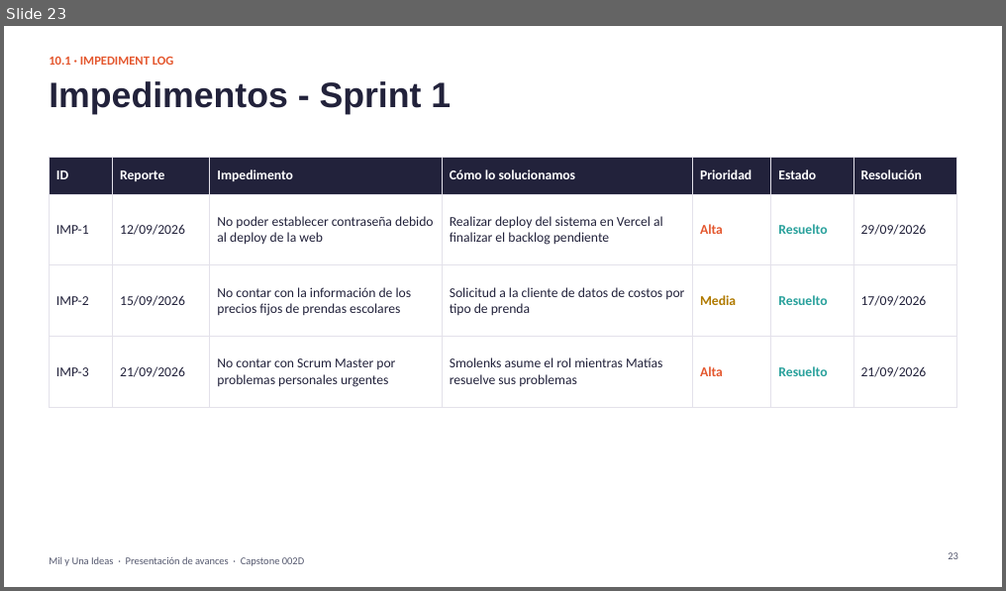
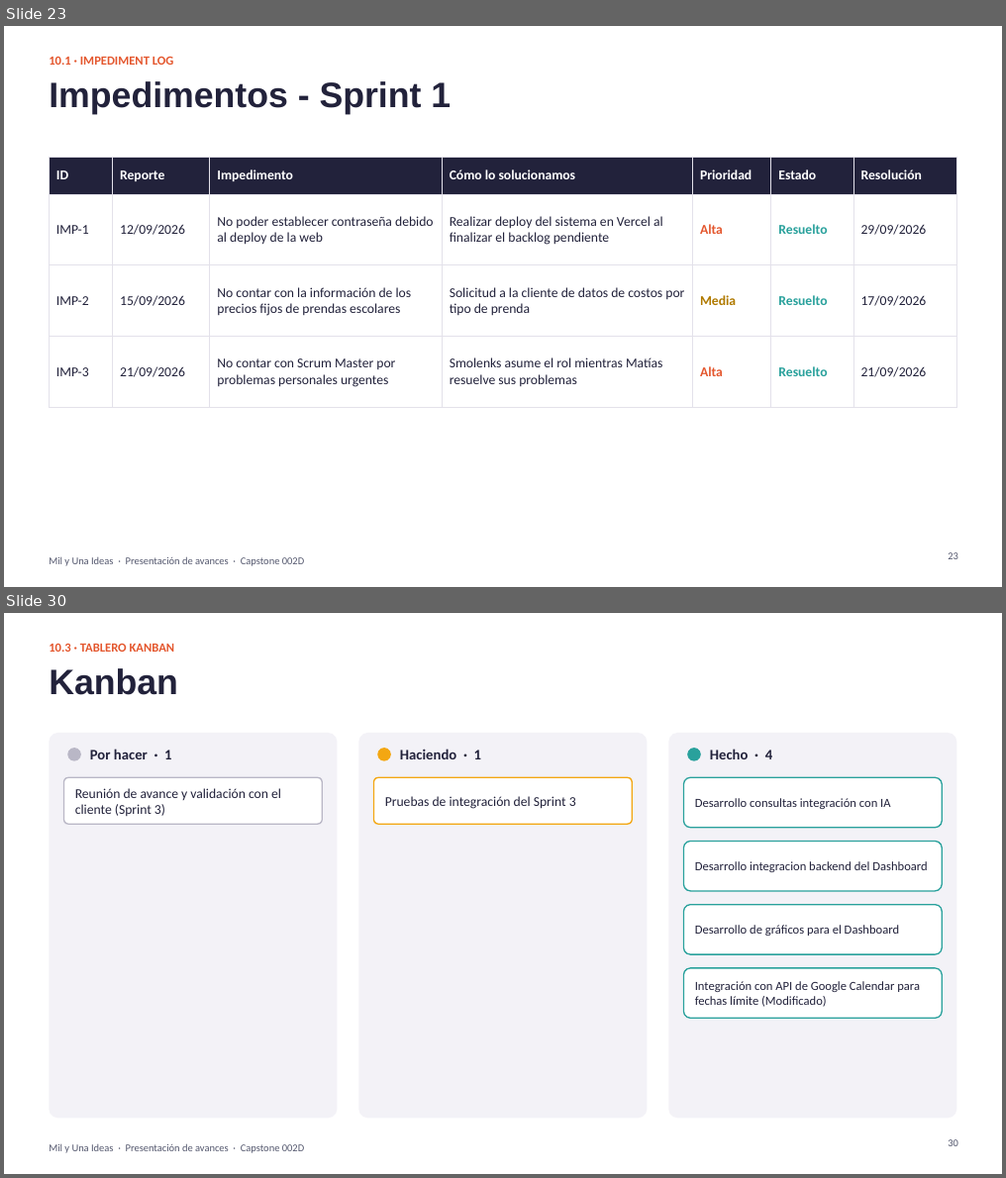
Before and after one commit to smaravena/Capstone_002D_Grupo_10, a slide deck: Fase 2/Evidencias Proyecto/Presentación Proyecto.pptx. Shown one above the other, each under a label of ours: slide 23 before the commit, slides 23 and 30 after it; the slides between them are not shown. The pictures are 1006x591 and 1006x1178 pixels, drawn with LibreOffice and Linux fonts; fonts in the diff are those of the drawing. Boxes give left, top, right and bottom in pixels: in the first picture for what was removed or moved away, otherwise in the second. Text is boxed around its words. In the diff, an @@ line names an element or a change of style, - is before the commit and + after.

```diff
--- a/Fase 2/Evidencias Proyecto/Presentación Proyecto.pptx
+++ b/Fase 2/Evidencias Proyecto/Presentación Proyecto.pptx
@@ slide 30 added at [4,613,1002,1174], background #FFFFFF; not listed: 1 template element that a slide beside it also shows @@
@@ text added at [49,643,175,652], 12 pt, text #E4572E, bold @@
+10.3 · TABLERO KANBAN
@@ title added at [49,668,178,695], 34 pt, text #22223B, bold @@
+Kanban
@@ rounded rectangle added at [49,733,338,1118], fill #F3F2F7 @@
@@ ellipse added at [67,748,81,761], fill #B9B7C6 @@
@@ text added at [90,749,171,760], 14 pt, text #22223B, bold @@
+Por hacer · 1
@@ rounded rectangle added at [358,733,648,1118], fill #F3F2F7 @@
@@ ellipse added at [377,748,391,761], fill #F3A712 @@
@@ text added at [400,749,481,760], 14 pt, text #22223B, bold @@
+Haciendo · 1
@@ rounded rectangle added at [668,733,957,1118], fill #F3F2F7 @@
@@ ellipse added at [687,748,701,761], fill #29A19C @@
@@ text added at [710,749,772,760], 14 pt, text #22223B, bold @@
+Hecho · 4
@@ rounded rectangle added at [63,777,322,824], fill #FFFFFF, outline #B9B7C6 1.25 pt @@
@@ text added at [75,788,281,816], 13 pt, text #22223B @@
+Reunión de avance y validación con el cliente (Sprint 3)
@@ rounded rectangle added at [374,777,632,824], fill #FFFFFF, outline #F3A712 1.25 pt @@
@@ rounded rectangle added at [684,777,943,828], fill #FFFFFF, outline #29A19C 1.25 pt @@
@@ text added at [385,796,576,809], 13 pt, text #22223B @@
+Pruebas de integración del Sprint 3
@@ text added at [695,798,890,809], 12 pt, text #22223B @@
+Desarrollo consultas integración con IA
@@ rounded rectangle added at [684,842,943,891], fill #FFFFFF, outline #29A19C 1.25 pt @@
@@ text added at [695,861,927,872], 12 pt, text #22223B @@
+Desarrollo integracion backend del Dashboard
@@ rounded rectangle added at [684,905,943,956], fill #FFFFFF, outline #29A19C 1.25 pt @@
@@ text added at [695,925,899,936], 12 pt, text #22223B @@
+Desarrollo de gráficos para el Dashboard
@@ rounded rectangle added at [684,968,943,1019], fill #FFFFFF, outline #29A19C 1.25 pt @@
@@ text added at [695,981,920,1007], 12 pt, text #22223B @@
+Integración con API de Google Calendar para fechas límite (Modificado)
@@ page number added at [947,1140,958,1147], 10 pt, text #55596F @@
+30
```
Also in this commit, not shown: 8 slides changed, 4 other slides added, 1 slide removed, 8 other files.
